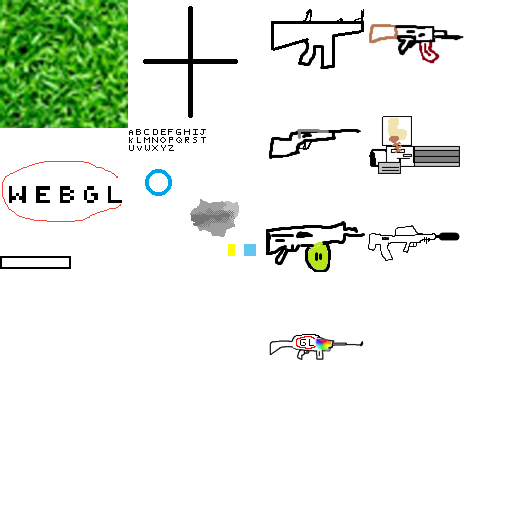
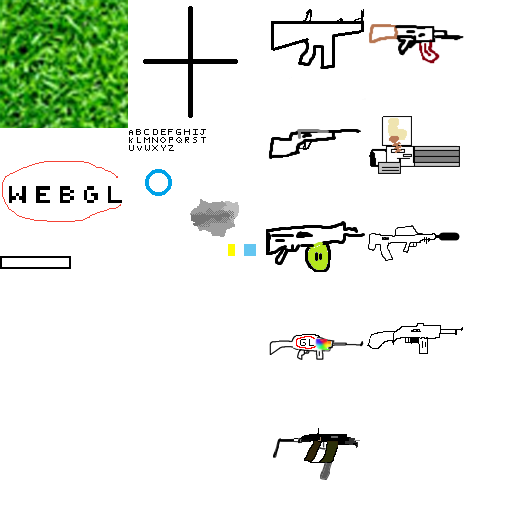
The second (512, 512) image is a revision of the first. Changes to its layers:
added layer "vector" above "m1918" over [273, 428, 360, 480]
added layer "m1918" above "sun" over [367, 323, 463, 354]
